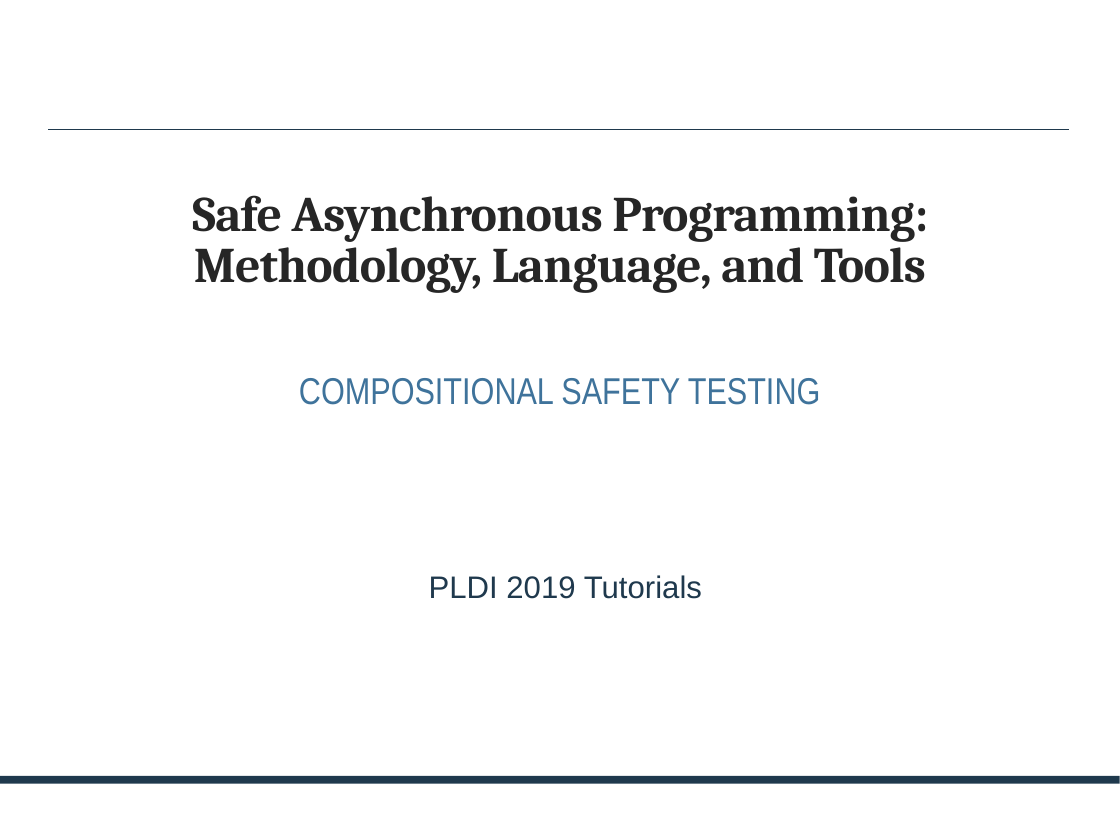
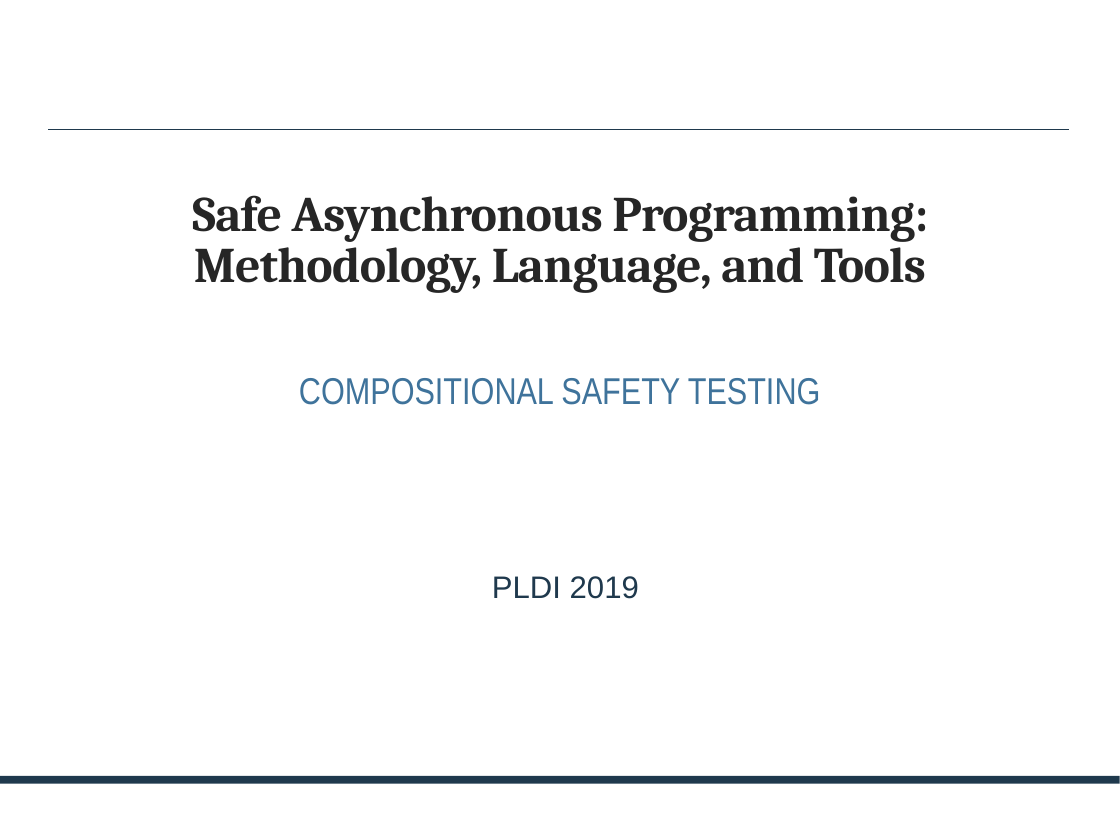
Before and after one commit to p-org/plditutorial, a slide deck: slide 1 of Presentations/CompositionalSafetyTesting.pptx. Drawn at 1120x840 pixels with LibreOffice and Linux fonts; fonts in the diff are those of the drawing. Boxes give left, top, right and bottom in pixels: in the first picture for what was removed or moved away, otherwise in the second. Text is boxed around its words. In the diff, an @@ line names an element or a change of style, - is before the commit and + after.

```diff
--- a/Presentations/CompositionalSafetyTesting.pptx
+++ b/Presentations/CompositionalSafetyTesting.pptx
@@ text at [492,576,639,599]: text changed @@
-  PLDI 2019 Tutorials
+  PLDI 2019
```
Also in this commit, not shown: 1 other slide changed, 2 other files.
